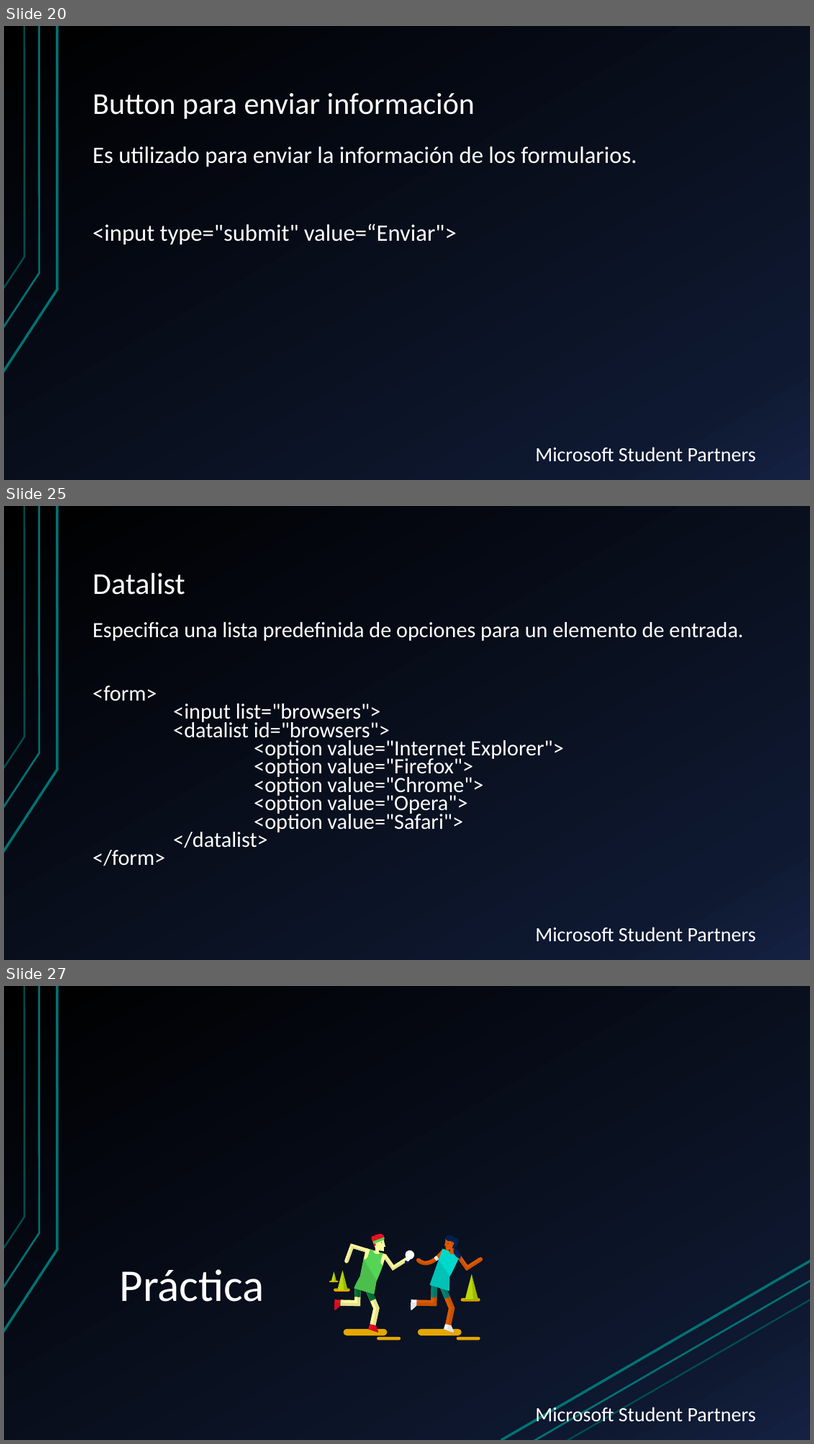
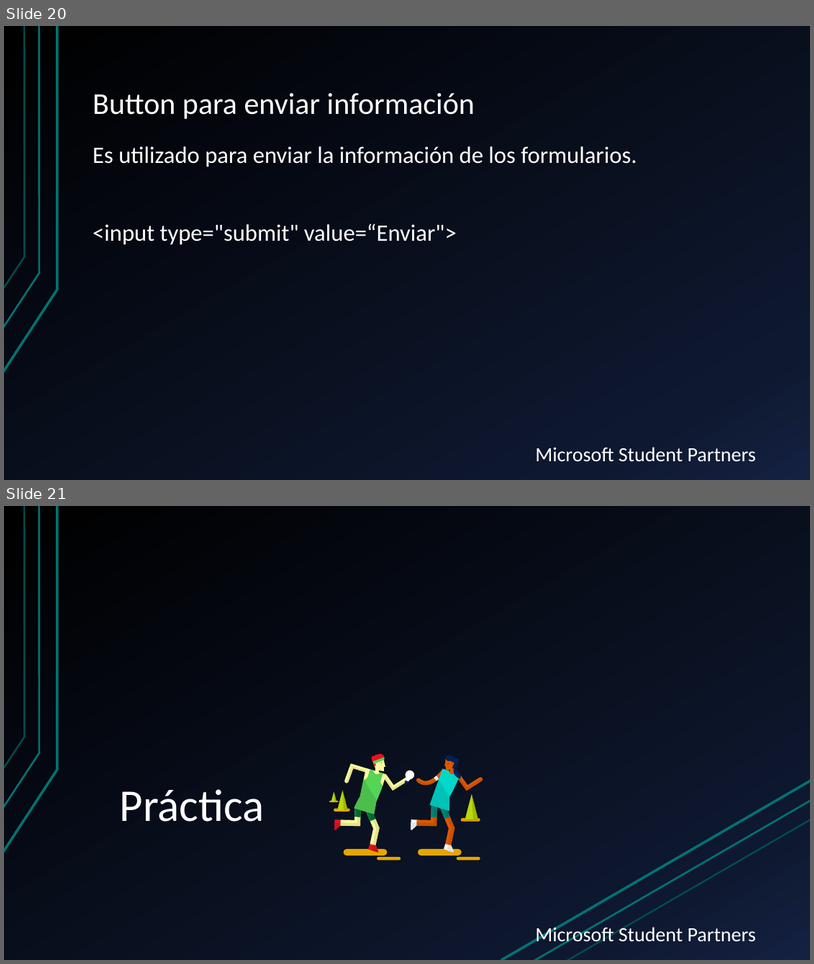
Before and after one commit to ccasbre27/Desarrollo-web-LAP, a slide deck: Semana 3/s03.ppsx. Shown one above the other, each under a label of ours: slides 20, 25 and 27 before the commit, slides 20 and 21 after it; the slides between them are not shown. The pictures are 814x1444 and 814x964 pixels, drawn with LibreOffice and Linux fonts; fonts in the diff are those of the drawing; background and template pictures are left out. Boxes give left, top, right and bottom in pixels: in the first picture for what was removed or moved away, otherwise in the second. Text is boxed around its words. In the diff, an @@ line names an element or a change of style, - is before the commit and + after.

```diff
--- a/Semana 3/s03.ppsx
+++ b/Semana 3/s03.ppsx
@@ slide 25 removed at (4, 506, 810, 960), background gradient #000000 to #0F1931 to #142242; not listed: 4 template elements that a slide beside it also shows @@
@@ title removed at (93, 573, 185, 595) @@
-Datalist
@@ text removed at (93, 622, 743, 866) @@
-Especifica una lista predefinida de opciones para un elemento de entrada.
-<form>
-<input list="browsers">
-<datalist id="browsers">
-<option value="Internet Explorer">
-<option value="Firefox">
-<option value="Chrome">
-<option value="Opera">
-<option value="Safari">
-</datalist>
-</form>
@@ what was slide 27 is now slide 21 @@
```
Also in this commit, not shown: 1 slide changed, 1 slide added, 5 other slides removed.
